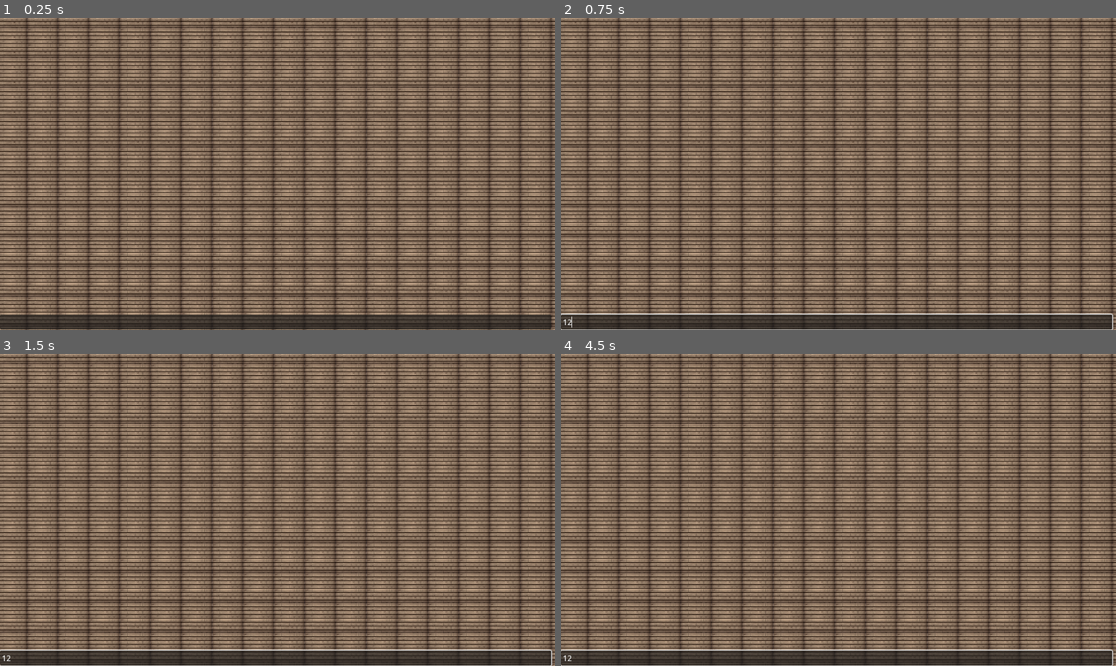
Above: before the commit, frames 1-4 (two rows, left to right).
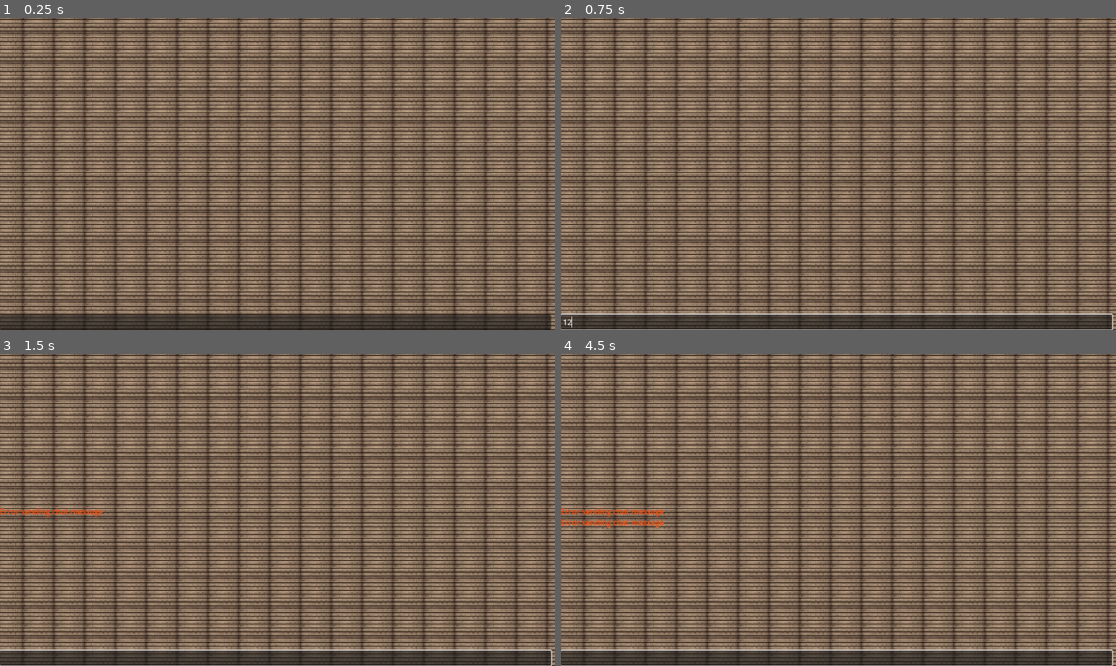
Above: after the commit, the same moments.

Repository: PoniesOnline/PonysideGoPrototype
Game: Godot game, scene res://states/ingame/ingame.tscn
Same seed, same stepped clock (60 frames per second), same inputs: the game is played once before the commit and once after it. This scene is started directly instead of the project's main scene.
Inputs (mouse positions are in pixels of both pictures, inside the frame that each line leads up to):
- Up to frame 1 (0.25 s): no input
- Up to frame 2 (0.75 s): click (838, 320) at 0.52 s; type "12" at 0.6 s
- Up to frame 3 (1.5 s): tap Enter at 1.25 s; hold Right (ui_right) from 1.28 s (still down)
- Up to frame 4 (4.5 s): tap Space at 2, 3.5 s; release Right (ui_right) at 2.03 s; hold Down (ui_down) 2.03-2.78 s; tap Enter at 2.75, 4.25 s; hold Right (ui_right) 2.78-3.53 s; hold Up (ui_up) 3.53-4.28 s; hold Left (ui_left) from 4.28 s (still down)

The runs differ from the first frame. In frame 1, 65% of the frame differs, in the area x 0-100%, y 0-100%; in frame 2, 64%; in frame 3, 64%; in frame 4, 64%.
Error before the commit: Parse Error: Too many arguments for "instatiate()" call. Expected at most 5 but received 7. (res://states/ingame/ingame.gd:59)

Commit message:
Stable Server
Stabalized the server, need to work on input.gd so that it sends the inputs to packages.gd

Diff:
--- a/client/packets.gd
+++ b/client/packets.gd
@@ -945,21 +945,6 @@
 		service.field = _y
 		data[_y.tag] = service
 
-		_radius = PBField.new("radius", PB_DATA_TYPE.DOUBLE, PB_RULE.OPTIONAL, 5, true, DEFAULT_VALUES_3[PB_DATA_TYPE.DOUBLE])
-		service = PBServiceField.new()
-		service.field = _radius
-		data[_radius.tag] = service
-
-		_direction = PBField.new("direction", PB_DATA_TYPE.DOUBLE, PB_RULE.OPTIONAL, 6, true, DEFAULT_VALUES_3[PB_DATA_TYPE.DOUBLE])
-		service = PBServiceField.new()
-		service.field = _direction
-		data[_direction.tag] = service
-
-		_speed = PBField.new("speed", PB_DATA_TYPE.DOUBLE, PB_RULE.OPTIONAL, 7, true, DEFAULT_VALUES_3[PB_DATA_TYPE.DOUBLE])
-		service = PBServiceField.new()
-		service.field = _speed
-		data[_speed.tag] = service
-
 	var data = {}
 
 	var _id: PBField
@@ -997,33 +982,6 @@
 		_y.value = DEFAULT_VALUES_3[PB_DATA_TYPE.DOUBLE]
 	func set_y(value : float) -> void:
 		_y.value = value
-
-	var _radius: PBField
-	func get_radius() -> float:
-		return _radius.value
-	func clear_radius() -> void:
-		data[5].state = PB_SERVICE_STATE.UNFILLED
-		_radius.value = DEFAULT_VALUES_3[PB_DATA_TYPE.DOUBLE]
-	func set_radius(value : float) -> void:
-		_radius.value = value
-
-	var _direction: PBField
-	func get_direction() -> float:
-		return _direction.value
-	func clear_direction() -> void:
-		data[6].state = PB_SERVICE_STATE.UNFILLED
-		_direction.value = DEFAULT_VALUES_3[PB_DATA_TYPE.DOUBLE]
-	func set_direction(value : float) -> void:
-		_direction.value = value
-
-	var _speed: PBField
-	func get_speed() -> float:
-		return _speed.value
-	func clear_speed() -> void:
-		data[7].state = PB_SERVICE_STATE.UNFILLED
-		_speed.value = DEFAULT_VALUES_3[PB_DATA_TYPE.DOUBLE]
-	func set_speed(value : float) -> void:
-		_speed.value = value
 
 	func _to_string() -> String:
 		return PBPacker.message_to_string(data)
@@ -1046,25 +1004,39 @@
 			return PB_ERR.PARSE_INCOMPLETE
 		return result
 
-class PlayerDirectionMessage:
+class PlayerInputMessage:
 	func _init():
 		var service
 
-		_direction = PBField.new("direction", PB_DATA_TYPE.DOUBLE, PB_RULE.OPTIONAL, 1, true, DEFAULT_VALUES_3[PB_DATA_TYPE.DOUBLE])
-		service = PBServiceField.new()
-		service.field = _direction
-		data[_direction.tag] = service
+		_dx = PBField.new("dx", PB_DATA_TYPE.INT32, PB_RULE.OPTIONAL, 1, true, DEFAULT_VALUES_3[PB_DATA_TYPE.INT32])
+		service = PBServiceField.new()
+		service.field = _dx
+		data[_dx.tag] = service
+
+		_dy = PBField.new("dy", PB_DATA_TYPE.INT32, PB_RULE.OPTIONAL, 2, true, DEFAULT_VALUES_3[PB_DATA_TYPE.INT32])
+		service = PBServiceField.new()
+		service.field = _dy
+		data[_dy.tag] = service
 
 	var data = {}
 
-	var _direction: PBField
-	func get_direction() -> float:
-		return _direction.value
-	func clear_direction() -> void:
+	var _dx: PBField
+	func get_dx() -> int:
+		return _dx.value
+	func clear_dx() -> void:
 		data[1].state = PB_SERVICE_STATE.UNFILLED
-		_direction.value = DEFAULT_VALUES_3[PB_DATA_TYPE.DOUBLE]
-	func set_direction(value : float) -> void:
-		_direction.value = value
+		_dx.value = DEFAULT_VALUES_3[PB_DATA_TYPE.INT32]
+	func set_dx(value : int) -> void:
+		_dx.value = value
+
+	var _dy: PBField
+	func get_dy() -> int:
+		return _dy.value
+	func clear_dy() -> void:
+		data[2].state = PB_SERVICE_STATE.UNFILLED
+		_dy.value = DEFAULT_VALUES_3[PB_DATA_TYPE.INT32]
+	func set_dy(value : int) -> void:
+		_dy.value = value
 
 	func _to_string() -> String:
 		return PBPacker.message_to_string(data)
@@ -1138,11 +1110,11 @@
 		service.func_ref = Callable(self, "new_player")
 		data[_player.tag] = service
 
-		_player_direction = PBField.new("player_direction", PB_DATA_TYPE.MESSAGE, PB_RULE.OPTIONAL, 9, true, DEFAULT_VALUES_3[PB_DATA_TYPE.MESSAGE])
-		service = PBServiceField.new()
-		service.field = _player_direction
-		service.func_ref = Callable(self, "new_player_direction")
-		data[_player_direction.tag] = service
+		_player_input = PBField.new("player_input", PB_DATA_TYPE.MESSAGE, PB_RULE.OPTIONAL, 9, true, DEFAULT_VALUES_3[PB_DATA_TYPE.MESSAGE])
+		service = PBServiceField.new()
+		service.field = _player_input
+		service.func_ref = Callable(self, "new_player_input")
+		data[_player_input.tag] = service
 
 	var data = {}
 
@@ -1177,7 +1149,7 @@
 		data[7].state = PB_SERVICE_STATE.UNFILLED
 		_player.value = DEFAULT_VALUES_3[PB_DATA_TYPE.MESSAGE]
 		data[8].state = PB_SERVICE_STATE.UNFILLED
-		_player_direction.value = DEFAULT_VALUES_3[PB_DATA_TYPE.MESSAGE]
+		_player_input.value = DEFAULT_VALUES_3[PB_DATA_TYPE.MESSAGE]
 		data[9].state = PB_SERVICE_STATE.UNFILLED
 		_chat.value = ChatMessage.new()
 		return _chat.value
@@ -1204,7 +1176,7 @@
 		data[7].state = PB_SERVICE_STATE.UNFILLED
 		_player.value = DEFAULT_VALUES_3[PB_DATA_TYPE.MESSAGE]
 		data[8].state = PB_SERVICE_STATE.UNFILLED
-		_player_direction.value = DEFAULT_VALUES_3[PB_DATA_TYPE.MESSAGE]
+		_player_input.value = DEFAULT_VALUES_3[PB_DATA_TYPE.MESSAGE]
 		data[9].state = PB_SERVICE_STATE.UNFILLED
 		_id.value = IdMessage.new()
 		return _id.value
@@ -1231,7 +1203,7 @@
 		data[7].state = PB_SERVICE_STATE.UNFILLED
 		_player.value = DEFAULT_VALUES_3[PB_DATA_TYPE.MESSAGE]
 		data[8].state = PB_SERVICE_STATE.UNFILLED
-		_player_direction.value = DEFAULT_VALUES_3[PB_DATA_TYPE.MESSAGE]
+		_player_input.value = DEFAULT_VALUES_3[PB_DATA_TYPE.MESSAGE]
 		data[9].state = PB_SERVICE_STATE.UNFILLED
 		_login_request.value = LoginRequestMessage.new()
 		return _login_request.value
@@ -1258,7 +1230,7 @@
 		data[7].state = PB_SERVICE_STATE.UNFILLED
 		_player.value = DEFAULT_VALUES_3[PB_DATA_TYPE.MESSAGE]
 		data[8].state = PB_SERVICE_STATE.UNFILLED
-		_player_direction.value = DEFAULT_VALUES_3[PB_DATA_TYPE.MESSAGE]
+		_player_input.value = DEFAULT_VALUES_3[PB_DATA_TYPE.MESSAGE]
 		data[9].state = PB_SERVICE_STATE.UNFILLED
 		_register_request.value = RegisterRequestMessage.new()
 		return _register_request.value
@@ -1285,7 +1257,7 @@
 		data[7].state = PB_SERVICE_STATE.UNFILLED
 		_player.value = DEFAULT_VALUES_3[PB_DATA_TYPE.MESSAGE]
 		data[8].state = PB_SERVICE_STATE.UNFILLED
-		_player_direction.value = DEFAULT_VALUES_3[PB_DATA_TYPE.MESSAGE]
+		_player_input.value = DEFAULT_VALUES_3[PB_DATA_TYPE.MESSAGE]
 		data[9].state = PB_SERVICE_STATE.UNFILLED
 		_ok_response.value = OkResponseMessage.new()
 		return _ok_response.value
@@ -1312,7 +1284,7 @@
 		data[7].state = PB_SERVICE_STATE.FILLED
 		_player.value = DEFAULT_VALUES_3[PB_DATA_TYPE.MESSAGE]
 		data[8].state = PB_SERVICE_STATE.UNFILLED
-		_player_direction.value = DEFAULT_VALUES_3[PB_DATA_TYPE.MESSAGE]
+		_player_input.value = DEFAULT_VALUES_3[PB_DATA_TYPE.MESSAGE]
 		data[9].state = PB_SERVICE_STATE.UNFILLED
 		_deny_response.value = DenyResponseMessage.new()
 		return _deny_response.value
@@ -1339,20 +1311,20 @@
 		_deny_response.value = DEFAULT_VALUES_3[PB_DATA_TYPE.MESSAGE]
 		data[7].state = PB_SERVICE_STATE.UNFILLED
 		data[8].state = PB_SERVICE_STATE.FILLED
-		_player_direction.value = DEFAULT_VALUES_3[PB_DATA_TYPE.MESSAGE]
+		_player_input.value = DEFAULT_VALUES_3[PB_DATA_TYPE.MESSAGE]
 		data[9].state = PB_SERVICE_STATE.UNFILLED
 		_player.value = PlayerMessage.new()
 		return _player.value
 
-	var _player_direction: PBField
-	func has_player_direction() -> bool:
+	var _player_input: PBField
+	func has_player_input() -> bool:
 		return data[9].state == PB_SERVICE_STATE.FILLED
-	func get_player_direction() -> PlayerDirectionMessage:
-		return _player_direction.value
-	func clear_player_direction() -> void:
+	func get_player_input() -> PlayerInputMessage:
+		return _player_input.value
+	func clear_player_input() -> void:
 		data[9].state = PB_SERVICE_STATE.UNFILLED
-		_player_direction.value = DEFAULT_VALUES_3[PB_DATA_TYPE.MESSAGE]
-	func new_player_direction() -> PlayerDirectionMessage:
+		_player_input.value = DEFAULT_VALUES_3[PB_DATA_TYPE.MESSAGE]
+	func new_player_input() -> PlayerInputMessage:
 		_chat.value = DEFAULT_VALUES_3[PB_DATA_TYPE.MESSAGE]
 		data[2].state = PB_SERVICE_STATE.UNFILLED
 		_id.value = DEFAULT_VALUES_3[PB_DATA_TYPE.MESSAGE]
@@ -1368,8 +1340,8 @@
 		_player.value = DEFAULT_VALUES_3[PB_DATA_TYPE.MESSAGE]
 		data[8].state = PB_SERVICE_STATE.UNFILLED
 		data[9].state = PB_SERVICE_STATE.FILLED
-		_player_direction.value = PlayerDirectionMessage.new()
-		return _player_direction.value
+		_player_input.value = PlayerInputMessage.new()
+		return _player_input.value
 
 	func _to_string() -> String:
 		return PBPacker.message_to_string(data)
--- a/client/states/ingame/ingame.gd
+++ b/client/states/ingame/ingame.gd
@@ -39,6 +39,7 @@
 
 func _on_ws_packet_received(packet: packets.Packet) -> void:
 	var sender_id := packet.get_sender_id()
+
 	if packet.has_chat():
 		_handle_chat_msg(sender_id, packet.get_chat())
 	elif packet.has_player():
@@ -49,14 +50,12 @@
 	var actor_name := player_msg.get_name()
 	var x := player_msg.get_x()
 	var y := player_msg.get_y()
-	var radius := player_msg.get_radius()
-	var speed := player_msg.get_speed()
 
 	var is_player := actor_id == GameManager.client_id
 
 	if actor_id not in _players:
 		# This is a new player, so we need to create a new actor
-		var actor := Actor.instatiate(actor_id, actor_name, x, y, radius, speed, is_player)
+		var actor := Actor.instatiate(actor_id, actor_name, x, y, is_player)
 		_world.add_child(actor)
 		_players[actor_id] = actor
 	else:
@@ -64,3 +63,23 @@
 		var actor := _players[actor_id]
 		actor.position.x = x
 		actor.position.y = y
+
+func _update_player(actor_id: int, actor_name: String, x: float, y: float, is_player: bool, input) -> void:
+	# This is an existing player, so we need to update their position
+	var actor := _players[actor_id]
+	var packet := packets.Packet.new()
+	var player_input_message := packet.new_player_input()
+
+	input.x = int(Input.is_action_pressed("ui_right"))-int(Input.is_action_pressed("ui_left"))
+	input.y = int(Input.is_action_pressed("ui_down"))-int(Input.is_action_pressed("ui_up"))
+
+	player_input_message.set_dx(input.x)
+	player_input_message.set_dy(input.y)
+	WS.send(packet)
+
+	if actor.position.distance_squared_to(Vector2(x, y)) > 100:
+		actor.position.x = x
+		actor.position.y = y
+
+	if not is_player:
+		actor.max_speed
--- a/client/states/ingame/ingame.tscn
+++ b/client/states/ingame/ingame.tscn
@@ -31,4 +31,4 @@
 texture_repeat = 2
 texture = ExtResource("2_wuwgw")
 region_enabled = true
-region_rect = Rect2(0, 0, 10000, 10000)
+region_rect = Rect2(0, 0, 100000, 100000)
Not shown, changed: server/cmd/debug_executable.exe
Not shown, changed: server/internal/server/states/inGame.go
Not shown, changed: server/pkg/packets/util.go
